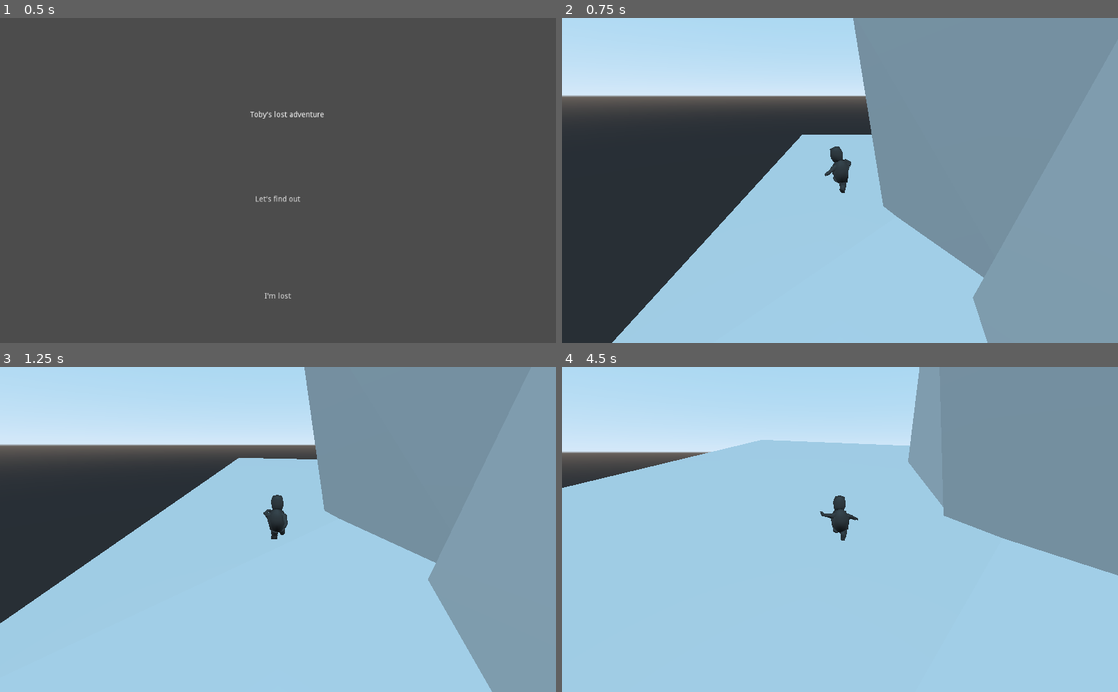
Above: before the commit, frames 1-4 (two rows, left to right).
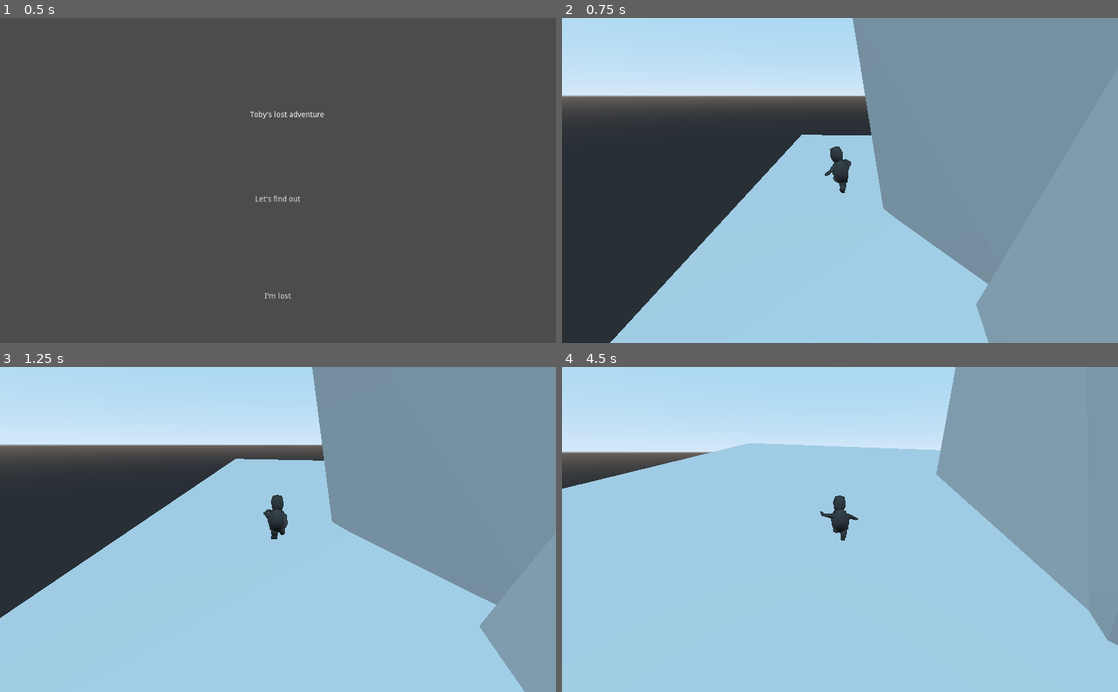
Above: after the commit, the same moments.

Repository: freskoulix/ggj-2021
Game: Godot game, scene res://scenes/RootScene.tscn
Two runs of this game, one before a commit and one after it. Both use one fixed random seed, a clock stepped at 60 frames per second and the inputs below.
Inputs (mouse positions are in pixels of both pictures, inside the frame that each line leads up to):
- Up to frame 1 (0.5 s): no input
- Up to frame 2 (0.75 s): click "Let's find out" at 0.5 s
- Up to frame 3 (1.25 s): no input
- Up to frame 4 (4.5 s): move the mouse to (867, 529) at 1.27 s; hold W (move_forward) from 1.28 s (still down); tap Space (jump) at 1.35, 1.52, 1.82, 2.1, 2.27, 2.57, 2.85, 3.6, 3.77, 4.07, 4.35 s; move the mouse to (812, 529) at 2.02 s; move the mouse to (851, 523) at 2.77 s; move the mouse to (834, 536) at 3.52 s; move the mouse to (878, 532) at 4.27 s

Frame 1 is identical in both runs. In frame 2, 0.5% of the frame differs, in the area x 8-77%, y 0-100%; in frame 3, 3.6%; in frame 4, 5.1%, in the area x 0-100%, y 0-86%.

Commit message:
Improved character animation tree

Diff:
--- a/scenes/Character.tscn
+++ b/scenes/Character.tscn
@@ -1,46 +1,67 @@
-[gd_scene load_steps=15 format=2]
+[gd_scene load_steps=23 format=2]
 
 [ext_resource path="res://assets/char05_AnimAll.gltf" type="PackedScene" id=2]
 [ext_resource path="res://scripts/Character.gd" type="Script" id=3]
 
-[sub_resource type="AnimationNodeAnimation" id=1]
+[sub_resource type="AnimationNodeAnimation" id=13]
 animation = "char05_Idle"
 
-[sub_resource type="AnimationNodeAnimation" id=2]
+[sub_resource type="AnimationNodeStateMachine" id=39]
+
+[sub_resource type="AnimationNodeAnimation" id=14]
 animation = "char05_Jump"
 
-[sub_resource type="AnimationNodeAnimation" id=3]
+[sub_resource type="AnimationNodeAnimation" id=15]
 animation = "char05_Running"
 
-[sub_resource type="AnimationNodeStateMachineTransition" id=4]
-xfade_time = 0.5
+[sub_resource type="AnimationNodeStateMachine" id=36]
 
-[sub_resource type="AnimationNodeStateMachineTransition" id=5]
+[sub_resource type="AnimationNodeStateMachineTransition" id=22]
+
+[sub_resource type="AnimationNodeStateMachineTransition" id=23]
+
+[sub_resource type="AnimationNodeStateMachineTransition" id=24]
+
+[sub_resource type="AnimationNodeStateMachineTransition" id=25]
+
+[sub_resource type="AnimationNodeStateMachineTransition" id=26]
+
+[sub_resource type="AnimationNodeStateMachineTransition" id=27]
+
+[sub_resource type="AnimationNodeStateMachineTransition" id=37]
 switch_mode = 2
+auto_advance = true
 
-[sub_resource type="AnimationNodeStateMachineTransition" id=6]
+[sub_resource type="AnimationNodeStateMachineTransition" id=38]
+auto_advance = true
 
-[sub_resource type="AnimationNodeStateMachineTransition" id=7]
+[sub_resource type="AnimationNodeStateMachineTransition" id=42]
 switch_mode = 2
+auto_advance = true
 
-[sub_resource type="AnimationNodeStateMachineTransition" id=8]
-
-[sub_resource type="AnimationNodeStateMachineTransition" id=9]
-switch_mode = 2
-xfade_time = 1.0
+[sub_resource type="AnimationNodeStateMachineTransition" id=43]
+auto_advance = true
 
 [sub_resource type="AnimationNodeStateMachine" id=10]
-states/char05_Idle/node = SubResource( 1 )
-states/char05_Idle/position = Vector2( -799.706, 42.656 )
-states/char05_Jump/node = SubResource( 2 )
-states/char05_Jump/position = Vector2( -518.706, 208.656 )
-states/char05_Running/node = SubResource( 3 )
-states/char05_Running/position = Vector2( -518.706, 42.656 )
-transitions = [ "char05_Idle", "char05_Running", SubResource( 4 ), "char05_Jump", "char05_Idle", SubResource( 5 ), "char05_Running", "char05_Jump", SubResource( 6 ), "char05_Jump", "char05_Running", SubResource( 7 ), "char05_Idle", "char05_Jump", SubResource( 8 ), "char05_Running", "char05_Idle", SubResource( 9 ) ]
-start_node = "char05_Idle"
-graph_offset = Vector2( -1026.28, -3.344 )
+states/Idle/node = SubResource( 13 )
+states/Idle/position = Vector2( -870.28, 36.656 )
+states/IdleLoop/node = SubResource( 39 )
+states/IdleLoop/position = Vector2( -870.28, 208.656 )
+states/Jump/node = SubResource( 14 )
+states/Jump/position = Vector2( -635.28, 208.656 )
+states/Running/node = SubResource( 15 )
+states/Running/position = Vector2( -635.28, 36.656 )
+states/RunningLoop/node = SubResource( 36 )
+states/RunningLoop/position = Vector2( -423.28, 35.1159 )
+transitions = [ "Idle", "Jump", SubResource( 22 ), "Idle", "Running", SubResource( 23 ), "Running", "Idle", SubResource( 24 ), "Jump", "Idle", SubResource( 25 ), "Running", "Jump", SubResource( 26 ), "Jump", "Running", SubResource( 27 ), "Running", "RunningLoop", SubResource( 37 ), "RunningLoop", "Running", SubResource( 38 ), "Idle", "IdleLoop", SubResource( 42 ), "IdleLoop", "Idle", SubResource( 43 ) ]
+start_node = "Idle"
+graph_offset = Vector2( -1026.28, 5.19606 )
 
 [sub_resource type="AnimationNodeStateMachinePlayback" id=11]
+
+[sub_resource type="AnimationNodeStateMachinePlayback" id=41]
+
+[sub_resource type="AnimationNodeStateMachinePlayback" id=40]
 
 [sub_resource type="CapsuleShape" id=12]
 
@@ -53,6 +74,9 @@
 
 [node name="PlayerModel" parent="Player" instance=ExtResource( 2 )]
 
+[node name="AnimationPlayer" parent="Player/PlayerModel" index="2"]
+playback_process_mode = 0
+
 [node name="AnimationTree" type="AnimationTree" parent="Player/PlayerModel"]
 tree_root = SubResource( 10 )
 anim_player = NodePath("../AnimationPlayer")
@@ -60,6 +84,8 @@
 process_mode = 0
 root_motion_track = NodePath("Armature/Skeleton:root_motion")
 parameters/playback = SubResource( 11 )
+parameters/IdleLoop/playback = SubResource( 41 )
+parameters/RunningLoop/playback = SubResource( 40 )
 
 [node name="CollisionShape" type="CollisionShape" parent="Player"]
 transform = Transform( 0.05, 0, 0, 0, -8.14603e-09, -0.05, 0, 0.05, -8.14603e-09, 0, 0.05, 0 )
@@ -78,5 +104,6 @@
 spring_length = 0.5
 
 [node name="Camera" type="Camera" parent="Player/CameraBase/CameraRot/SpringArm"]
+near = 0.01
 
 [editable path="Player/PlayerModel"]
--- a/scripts/character.gd
+++ b/scripts/character.gd
@@ -22,11 +22,15 @@
 var aiming = false
 var camera_x_rot = 0.0
 
+var characterState = "idle"
+
+
 onready var initial_position = transform.origin
 onready var gravity = ProjectSettings.get_setting("physics/3d/default_gravity") * ProjectSettings.get_setting("physics/3d/default_gravity_vector")
 
 onready var player_model = $PlayerModel
 onready var animation_tree = $"PlayerModel/AnimationTree"
+onready var animation_player = $"PlayerModel/AnimationPlayer"
 onready var state_machine = animation_tree["parameters/playback"]
 
 onready var camera_base = $CameraBase
@@ -37,7 +41,7 @@
 func _ready():
 	orientation = player_model.global_transform
 	orientation.origin = Vector3()
-	state_machine.start("char05_Idle")
+	state_machine.start("Idle")
 
 func _physics_process(delta):
 	var camera_move = Vector2(
@@ -82,8 +86,8 @@
 	orientation *= root_motion
 
 	var h_velocity = orientation.origin / delta
-	velocity.x = -target.x * 2 # h_velocity.x
-	velocity.z = -target.z * 2 # h_velocity.z
+	velocity.x = h_velocity.x * 20
+	velocity.z = h_velocity.z * 20
 	velocity += gravity * delta
 	velocity = move_and_slide(velocity, Vector3.UP)
 
@@ -92,12 +96,8 @@
 
 	player_model.global_transform.basis = orientation.basis
 
-	if on_air:
-		state_machine.travel("char05_Jump")
-	elif abs(h_velocity.x) >= 0.005 or abs(h_velocity.z) >= 0.005:
-		state_machine.travel("char05_Running")
-	else:
-		state_machine.travel("char05_Idle")
+	var in_motion = abs(target.x) >= 0.5 or abs(target.z) >= 0.5
+	anim_handler(on_air, in_motion)
 
 func _input(event):
 	if event is InputEventMouseMotion:
@@ -109,3 +109,37 @@
 	camera_x_rot += move.y
 	camera_x_rot = clamp(camera_x_rot, deg2rad(CAMERA_X_ROT_MIN), deg2rad(CAMERA_X_ROT_MAX))
 	camera_rot.rotation.x = camera_x_rot
+
+func anim_handler(on_air, in_motion):
+	match characterState:
+		"idle":
+			if on_air:
+				state_machine.travel("Jump")
+				characterState = "jump"
+			elif in_motion:
+				state_machine.travel("Running")
+				characterState = "running"
+			else:
+				state_machine.travel("Idle")
+				characterState = "idle"
+			return
+		"running":
+			if on_air:
+				animation_player.stop(true)
+				animation_player.clear_queue()
+				state_machine.travel("Jump")
+				characterState = "jump"
+			elif not in_motion:
+				animation_player.stop(true)
+				animation_player.clear_queue()
+				state_machine.travel("Idle")
+				characterState = "idle"
+			return
+		"jump":
+			if not on_air and not in_motion:
+				state_machine.travel("Idle")
+				characterState = "idle"
+			elif not on_air and in_motion:
+				state_machine.travel("Running")
+				characterState = "running"
+			return
